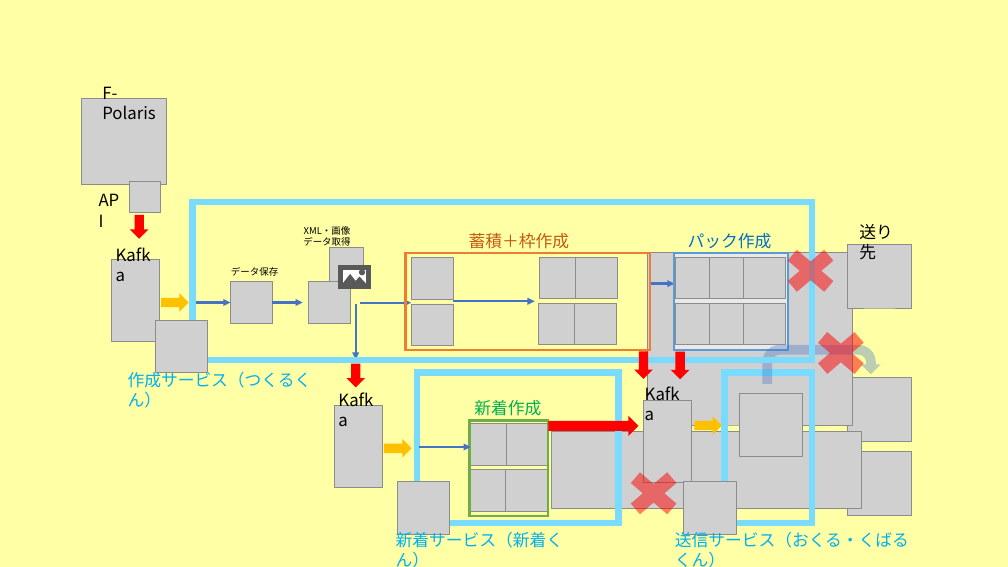
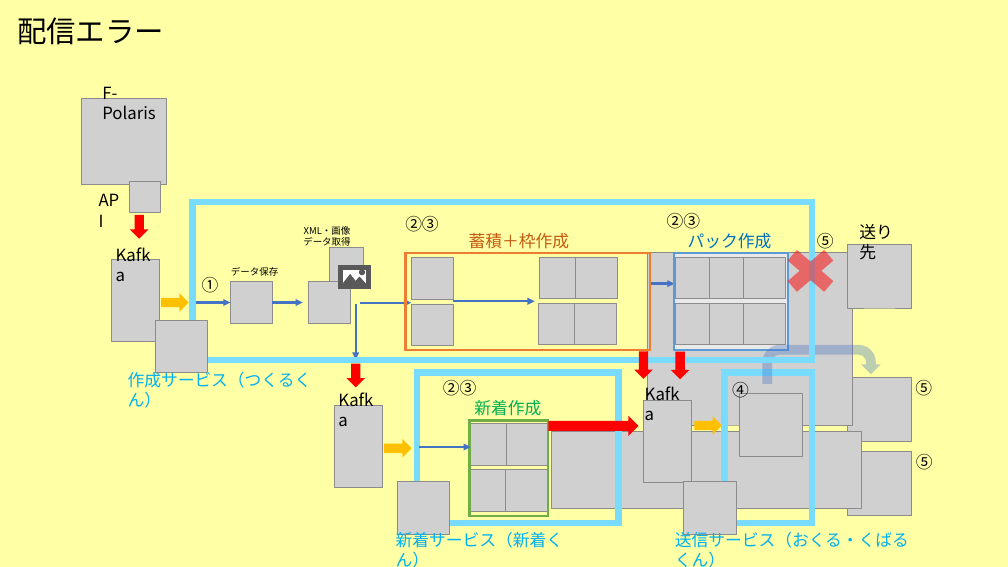
Before and after one commit to TKBTK48/JBSTexrBook, a slide deck: slide 23 of 画面遷移検討.pptx (slide 22 before the commit). Drawn at 1008x567 pixels with LibreOffice and Linux fonts; fonts in the diff are those of the drawing; grey boxes stand for pictures. Boxes give left, top, right and bottom in pixels: in the first picture for what was removed or moved away, otherwise in the second. Text is boxed around its words. In the diff, an @@ line names an element or a change of style, - is before the commit and + after.

```diff
--- a/画面遷移検討.pptx
+++ b/画面遷移検討.pptx
@@ text added at bbox=[17, 17, 164, 45], 28 pt, text #000000 @@
+配信エラー
@@ text added at bbox=[405, 216, 439, 232], 16 pt, text #000000 @@
+②③
@@ text added at bbox=[667, 213, 701, 229], 16 pt, text #000000 @@
+②③
@@ text added at bbox=[817, 233, 834, 252], 16 pt, text #000000 @@
+⑤
@@ text added at bbox=[202, 277, 219, 293], 16 pt, text #000000 @@
+①
@@ cross removed at bbox=[806, 323, 876, 383] @@
@@ text added at bbox=[443, 380, 477, 396], 16 pt, text #000000 @@
+②③
@@ text added at bbox=[732, 382, 749, 401], 16 pt, text #000000 @@
+④
@@ text added at bbox=[915, 380, 932, 396], 16 pt, text #000000 @@
+⑤
@@ cross removed at bbox=[619, 464, 689, 524] @@
@@ text added at bbox=[916, 454, 933, 470], 16 pt, text #000000 @@
+⑤
```
Also in this commit, not shown: 81 other slides changed, 23 slides added, 3 slides removed.
